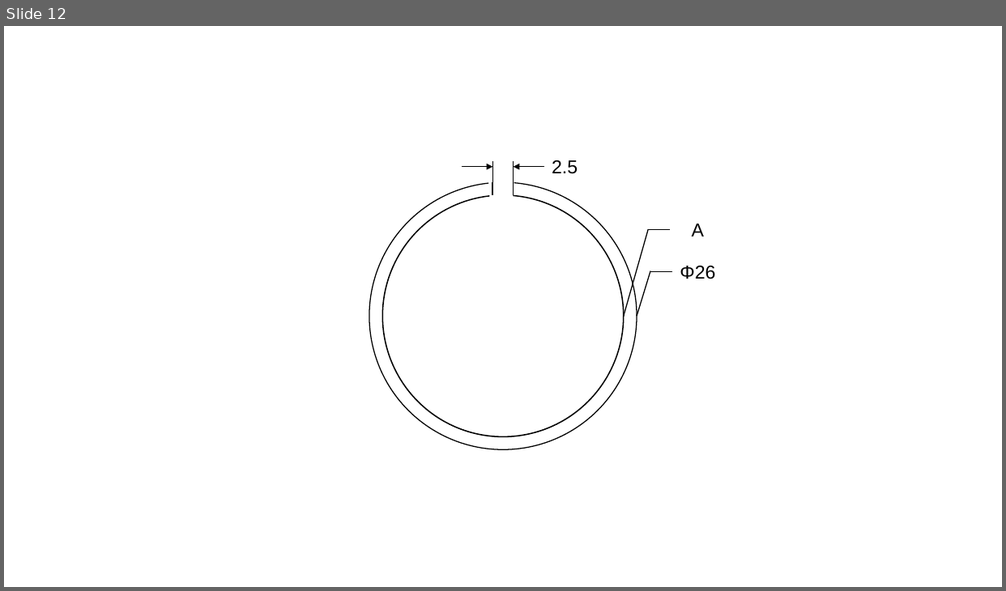
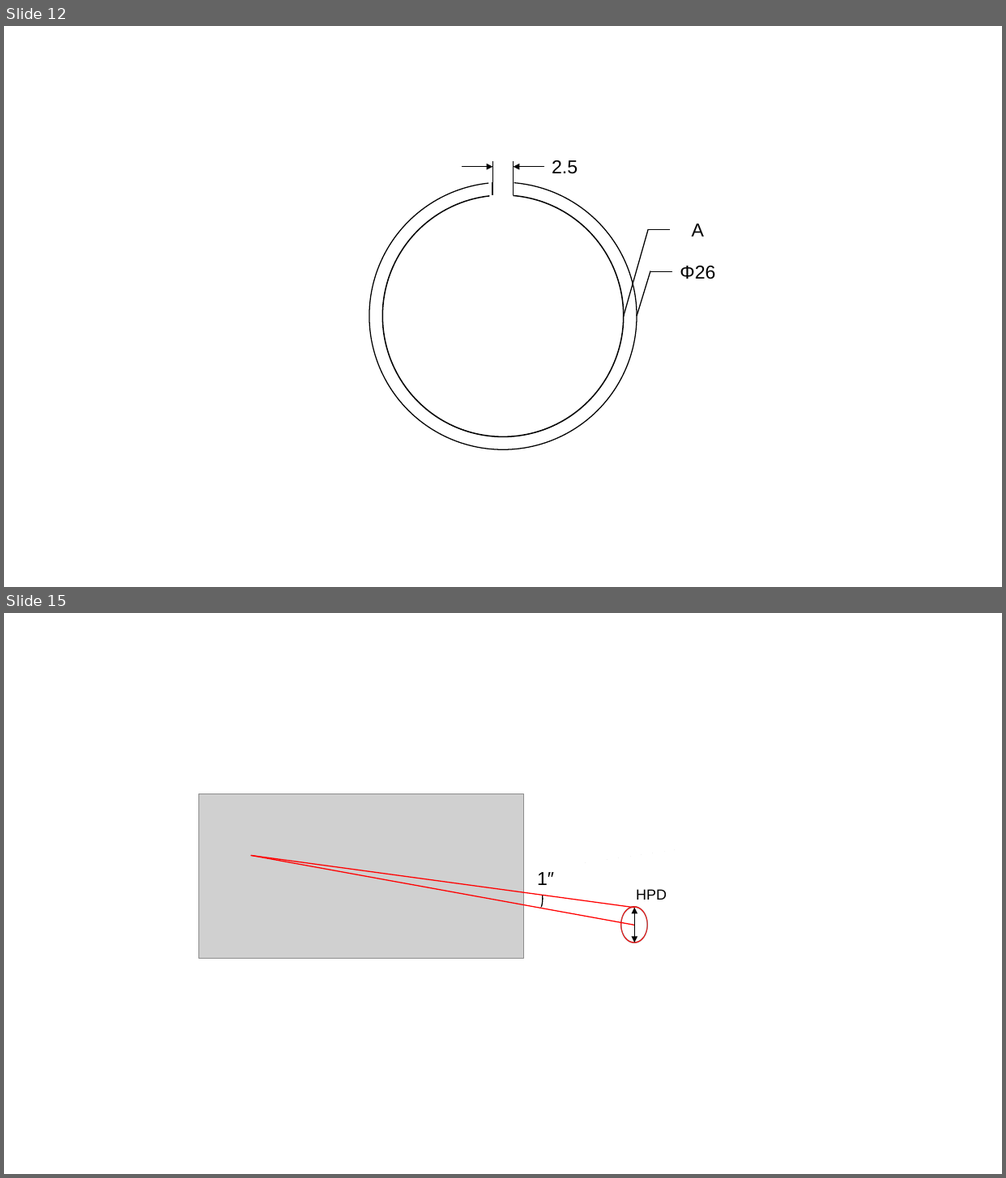
Before and after one commit to dieu-detruit/bachelor-thesis, a slide deck: illustration/illusts.pptx. Shown one above the other, each under a label of ours: slide 12 before the commit, slides 12 and 15 after it; the slides between them are not shown. The pictures are 1006x591 and 1006x1178 pixels, drawn with LibreOffice and Linux fonts; fonts in the diff are those of the drawing; grey boxes stand for pictures. Boxes give left, top, right and bottom in pixels: in the first picture for what was removed or moved away, otherwise in the second. Text is boxed around its words. In the diff, an @@ line names an element or a change of style, - is before the commit and + after.

```diff
--- a/illustration/illusts.pptx
+++ b/illustration/illusts.pptx
@@ slide 15 added at (4,613,1002,1174), background #FFFFFF @@
@@ picture added at (198,794,524,959) @@
@@ line added from (251, 855) to (634, 908), #FF0000 1 pt @@
@@ line added from (251, 855) to (634, 925), #FF0000 1 pt @@
@@ rectangle added at (564,855,697,988), outline #000000 1.5 pt @@
@@ arch (boxed as its full ring) added at (502,876,548,928), fill #000000, outline #000000 1 pt @@
@@ text added at (537,872,554,885), 18 pt, text #000000 @@
+1″
@@ text added at (636,889,667,900), 14 pt, text #000000 @@
+HPD
@@ ellipse added at (618,908,651,943), outline #FF0000 1.25 pt @@
@@ double arrow added from (634, 908) to (634, 943), #000000 0.5 pt @@
```
Also in this commit, not shown: 1 slide changed, 1 other slide added, 45 other files.
